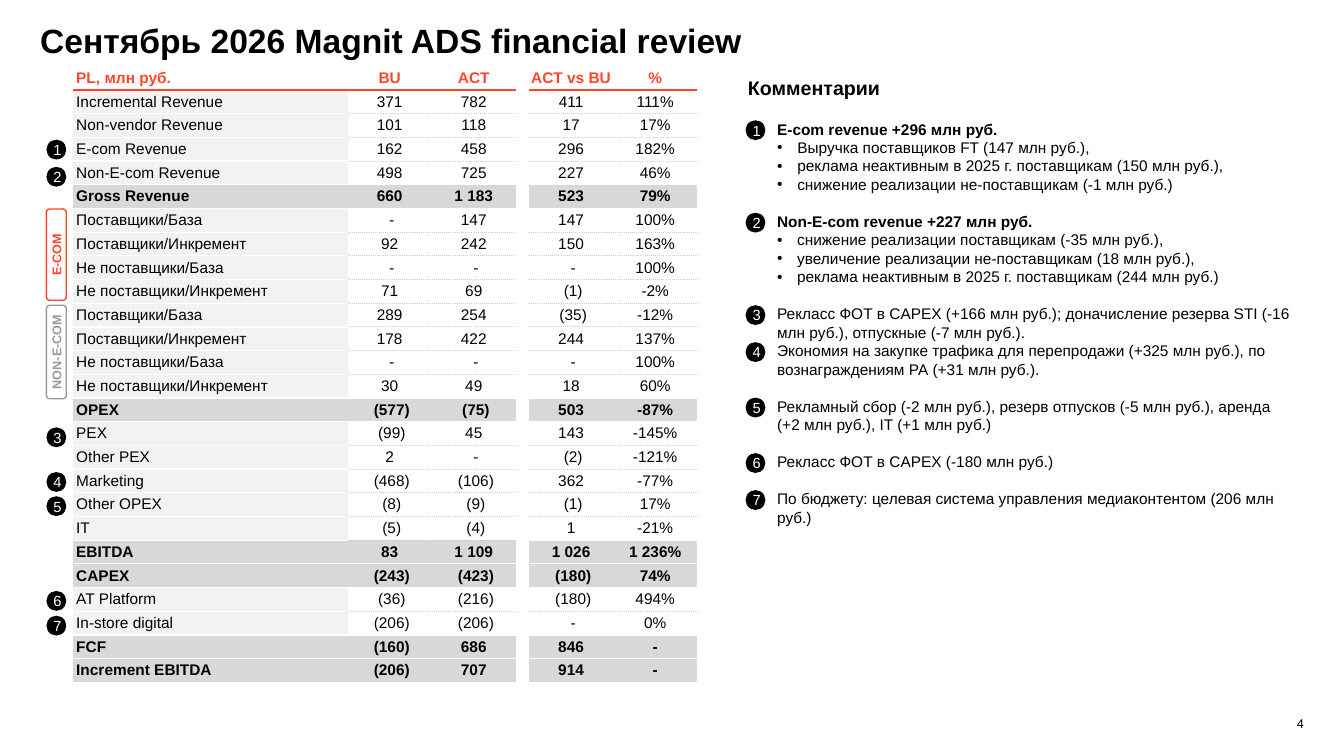
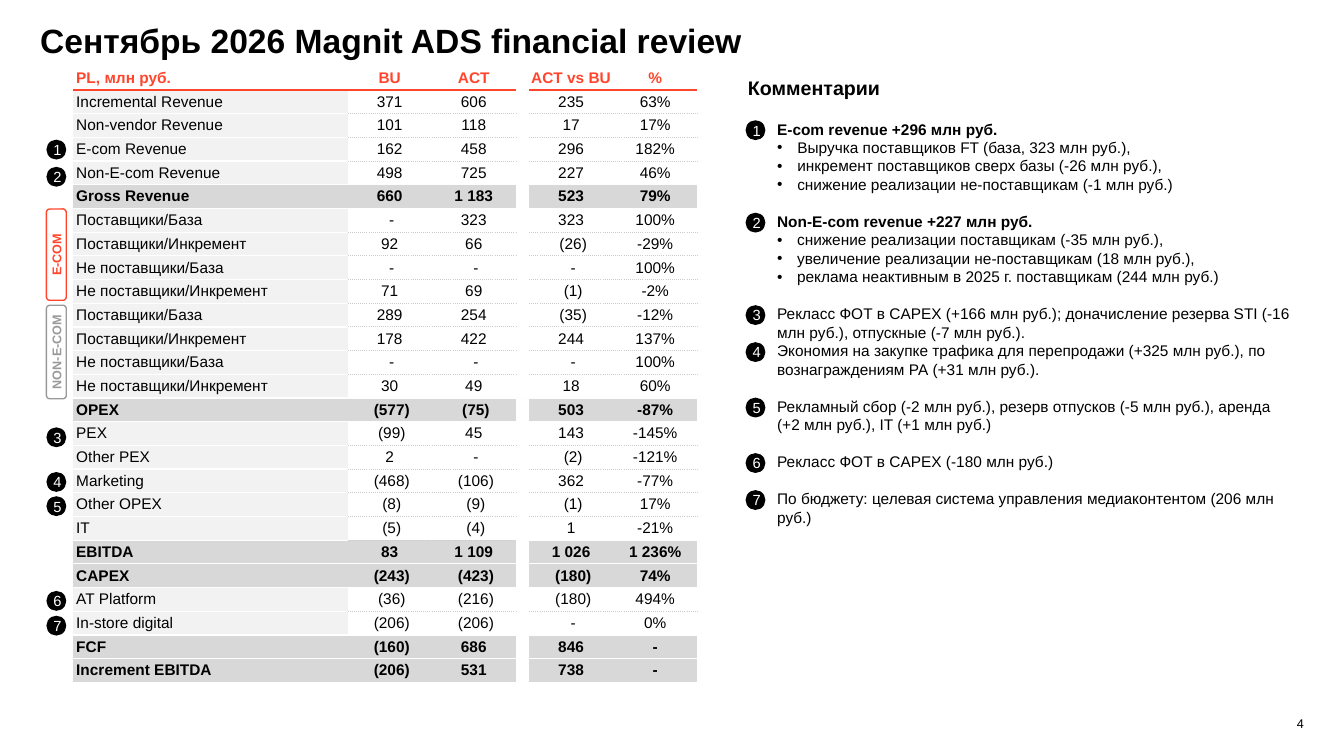
Before and after one commit to DenisMagnit/1, a slide deck: slide 4 of AdTech_QBR_Q3_2026.pptx. Drawn at 1344x756 pixels with LibreOffice and Linux fonts; fonts in the diff are those of the drawing; background and template pictures are left out. Boxes give left, top, right and bottom in pixels: in the first picture for what was removed or moved away, otherwise in the second. Text is boxed around its words. In the diff, an @@ line names an element or a change of style, - is before the commit and + after.

```diff
--- a/AdTech_QBR_Q3_2026.pptx
+++ b/AdTech_QBR_Q3_2026.pptx
@@ table at [74, 67, 696, 684] @@
-row 2: Incremental Revenue | 371 | 782 |  | 411 | 111%
+row 2: Incremental Revenue | 371 | 606 |  | 235 | 63%
-row 7, column 3: 147
+row 7, column 3: 323
-row 7, column 5: 147
+row 7, column 5: 323
-row 8: Поставщики/Инкремент | 92 | 242 |  | 150 | 163%
+row 8: Поставщики/Инкремент | 92 | 66 |  | (26) | -29%
-row 26, column 3: 707
+row 26, column 3: 531
-row 26, column 5: 914
+row 26, column 5: 738
@@ text at [797, 141, 1162, 175]: text changed @@
-    • Выручка поставщиков FT (147 млн руб.),
-    • реклама неактивным в 2025 г. поставщикам (150 млн руб.),
+    • Выручка поставщиков FT (база, 323 млн руб.),
+    • инкремент поставщиков сверх базы (-26 млн руб.),
```
Also in this commit, not shown: 5 other slides changed, 2 other files.
